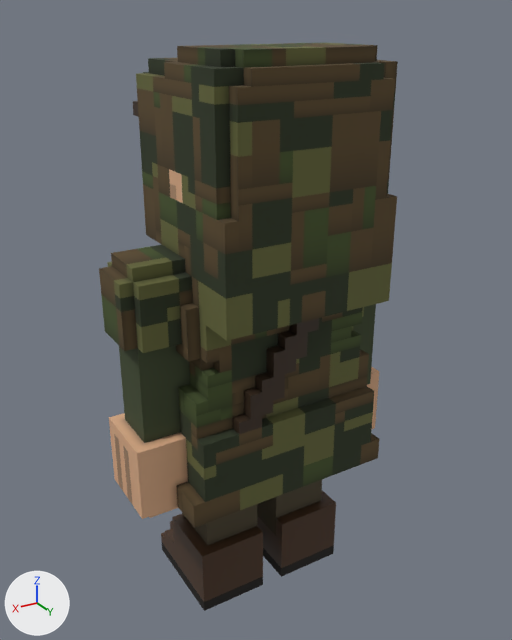
The glTF model src/games/blockfront/models/troopers/rebel_specialist.glb, before and after one commit.
Before and after are seen from a 50 mm camera at (1.14, 1.905, 18.286) aimed at (-0.022, -0.031, 17.318). The lights are fixed; the arrows at lower left show +X, +Y and +Z. The older version comes first. Vertices at exactly the same position are counted once.

Objects in the first picture: 'body'.
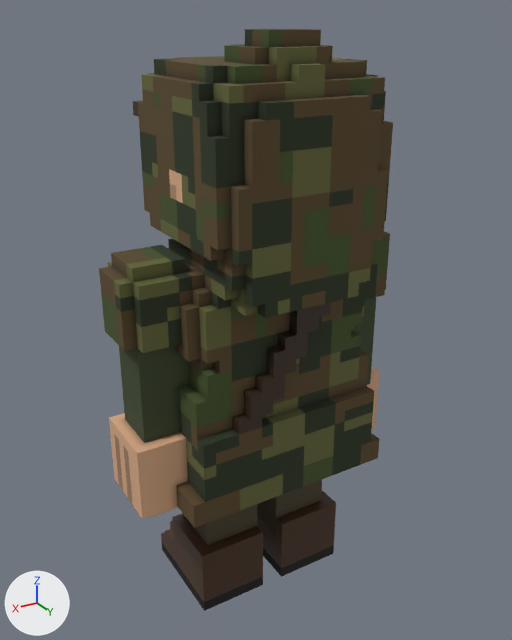
The change, as a diff of the scene's bpy script:
```diff
--- a/src/games/blockfront/models/troopers/rebel_specialist.glb.py
+++ b/src/games/blockfront/models/troopers/rebel_specialist.glb.py
@@ me_body @@
 # used by ob_body; location = (0.0, 0.0, 0.0)
-me_body.from_pydata(...)  # 4918 vertices, 9356 faces; spans x -0.5..0.5, y -0.38..0.33, z 16.29..18.21
+me_body.from_pydata(...)  # 4915 vertices, 9370 faces; spans x -0.5..0.5, y -0.38..0.33, z 16.29..18.25
+# me_body part 1: 24 vertices moved from x -0.21..0.25, y -0.25..0.33, z 17.46..18.21 to x -0.17..0.21, y -0.21..0.33, z 17.5..18.25; 313 vertices removed from x -0.33..0.33, y -0.33..0.33, z 17.42..18.21; 310 vertices added at x -0.29..0.29, y -0.25..0.33, z 17.37..18.25
+# me_body part 2: 1917 kept faces spanning x -0.5..0.5, y -0.33..0.33, z 16.79..18.21 get new texture (UV) coordinates
 me_body.materials.append(mat_rebel_specialist)
```

Changed parts and their boxes (x1, y1, x2, y2) in the pictures (512 x 640 px; the box of a moved part takes in the faces that stretch with it):
'body', reshaped
    before: (99, 43, 398, 611)
    after: (99, 29, 393, 611)
part 1 of me_body, moved or reshaped
    before: (136, 43, 398, 345)
    after: (138, 29, 393, 318)
part 2 of me_body, surface changed
    both: (127, 44, 388, 346)
